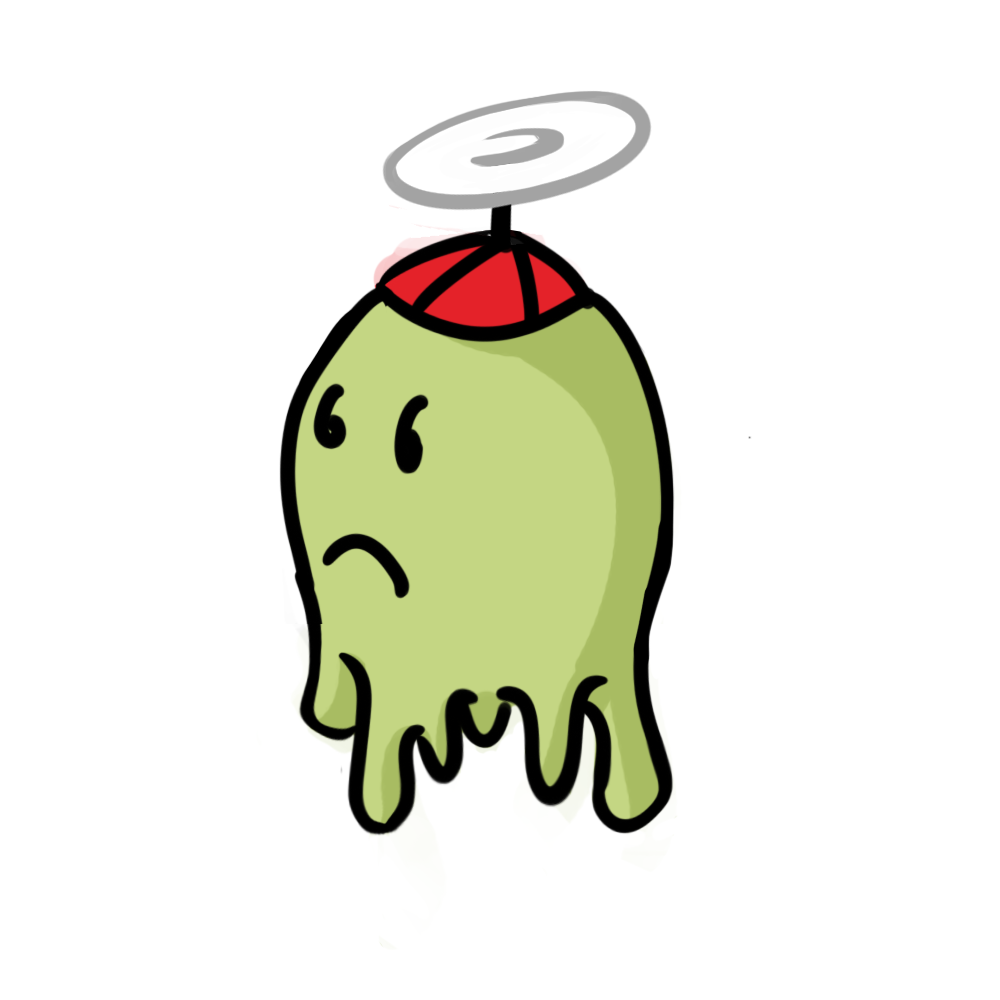
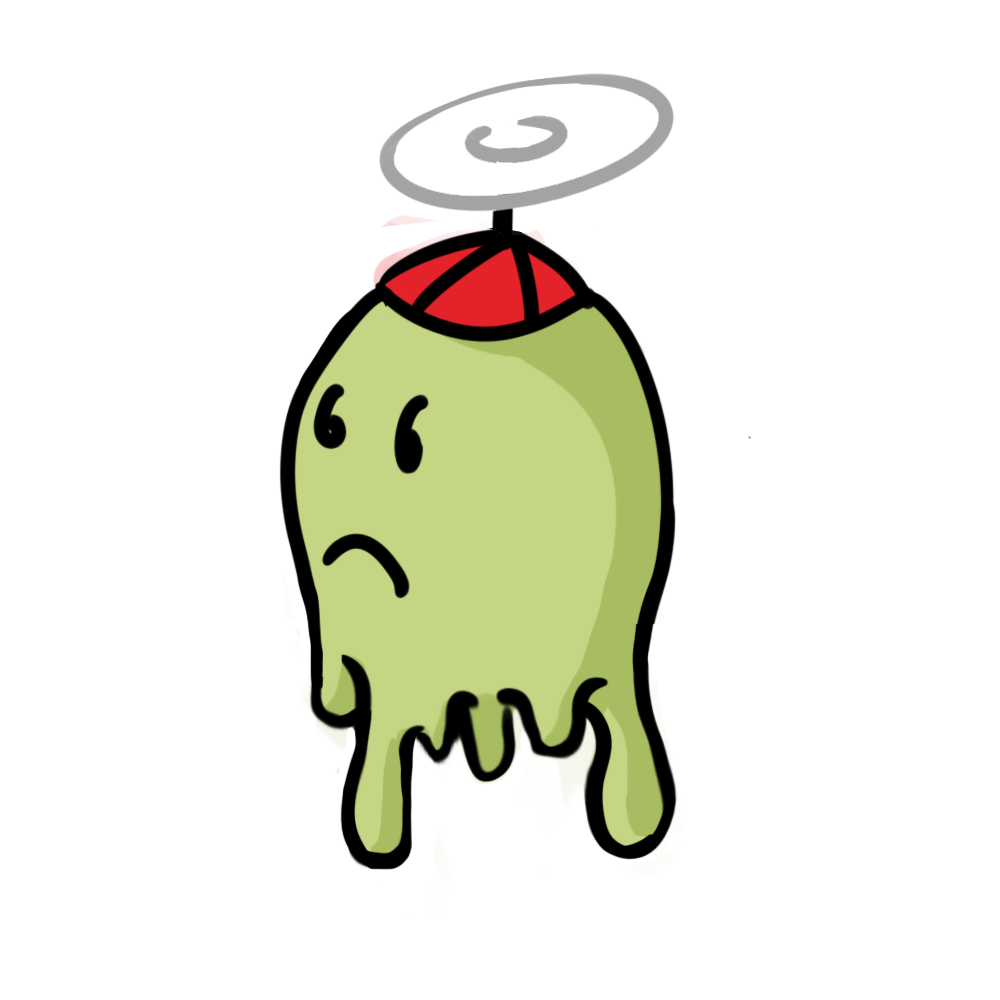
The second 1000 × 1000 image is a revision of the first. Changes to its layers:
showed group "Group 5" (1 layers) over (x1=285, y1=73, x2=683, y2=913)
showed "merged" (2nd of 6, in "Group 5"), painted on it over (x1=285, y1=73, x2=683, y2=913)
hid group "Group 2" (1 layers) over (x1=285, y1=90, x2=683, y2=950)
hid "merged" (5th of 6, in "Group 2") over (x1=285, y1=90, x2=683, y2=950)
